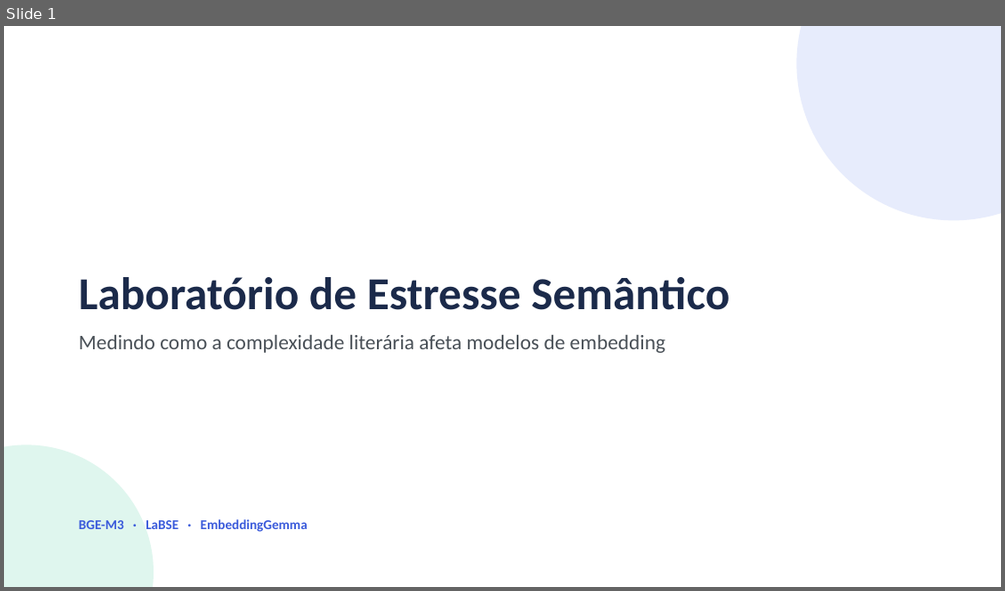
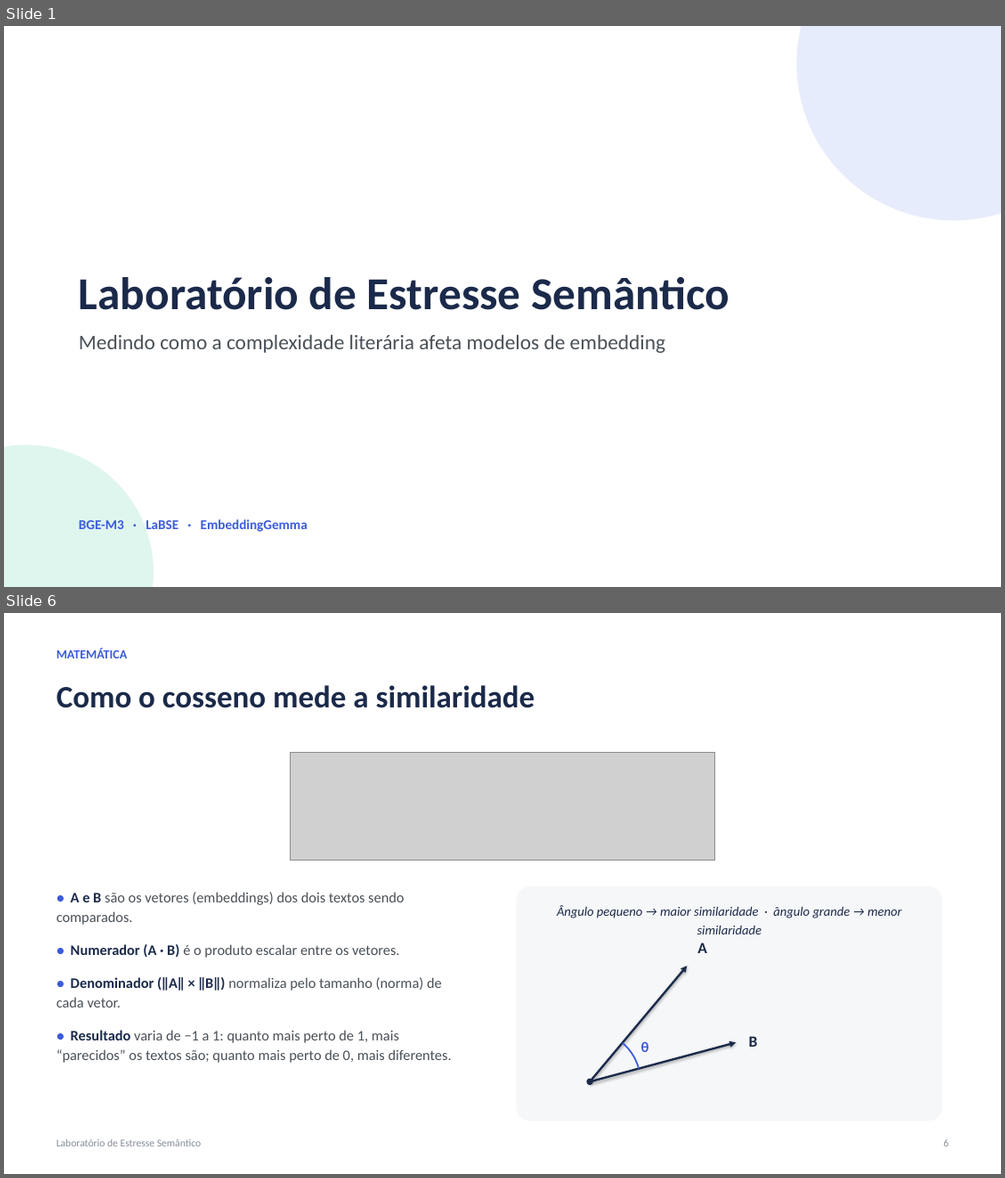
Before and after one commit to lalabohm/semantic-stress-lab, a slide deck: apresentacao/laboratorio_estresse_semantico.pptx. Shown one above the other, each under a label of ours: slide 1 before the commit, slides 1 and 6 after it; the slides between them are not shown. The pictures are 1005x591 and 1005x1178 pixels, drawn with LibreOffice and Linux fonts; fonts in the diff are those of the drawing; grey boxes stand for pictures. Boxes give left, top, right and bottom in pixels: in the first picture for what was removed or moved away, otherwise in the second. Text is boxed around its words. In the diff, an @@ line names an element or a change of style, - is before the commit and + after.

```diff
--- a/apresentacao/laboratorio_estresse_semantico.pptx
+++ b/apresentacao/laboratorio_estresse_semantico.pptx
@@ slide 6 added at (4, 613, 1001, 1174), background #FFFFFF @@
@@ text added at (57, 648, 127, 658), 12 pt, text #3B5BDB, bold @@
+MATEMÁTICA
@@ text added at (57, 685, 535, 708), 30 pt, text #1B2A4A, bold @@
+Como o cosseno mede a similaridade
@@ picture added at (290, 753, 715, 860) @@
@@ text added at (57, 892, 452, 1062), 14 pt, text #495057 @@
+● A e B são os vetores (embeddings) dos dois textos sendo comparados.
+● Numerador (A · B) é o produto escalar entre os vetores.
+● Denominador (‖A‖ × ‖B‖) normaliza pelo tamanho (norma) de cada vetor.
+● Resultado varia de −1 a 1: quanto mais perto de 1, mais “parecidos” os textos são; quanto mais perto de 0, mais diferentes.
@@ rounded rectangle added at (517, 886, 942, 1121), fill #F6F7F9 @@
@@ text added at (557, 905, 901, 934), 12.5 pt, text #1B2A4A, italic @@
+Ângulo pequeno → maior similaridade · ângulo grande → menor similaridade
@@ text added at (697, 942, 707, 953), 15 pt, text #1B2A4A, bold @@
+A
@@ arrow added from (590, 1082) to (687, 966), #1B2A4A 2 pt @@
@@ arc (boxed as its full ellipse) added at (540, 1031, 641, 1133), outline #3B5BDB 1.5 pt @@
@@ text added at (749, 1036, 758, 1046), 15 pt, text #1B2A4A, bold @@
+B
@@ arrow added from (590, 1082) to (736, 1042), #1B2A4A 2 pt @@
@@ text added at (641, 1041, 649, 1052), 14 pt, text #3B5BDB, bold @@
+θ
@@ ellipse added at (587, 1078, 593, 1085), fill #1B2A4A @@
@@ text added at (57, 1139, 201, 1146), 10 pt, text #868E96 @@
+Laboratório de Estresse Semântico
@@ text added at (943, 1139, 948, 1146), 10 pt, text #868E96 @@
+6
```
Also in this commit, not shown: 6 slides changed, 4 other slides added, 21 other files.
